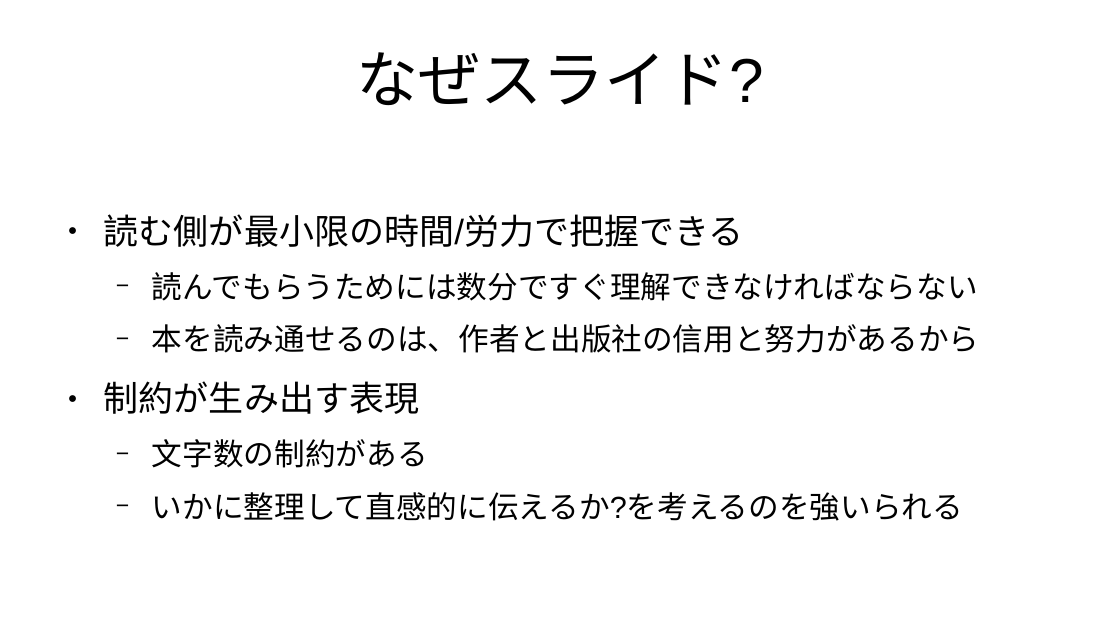
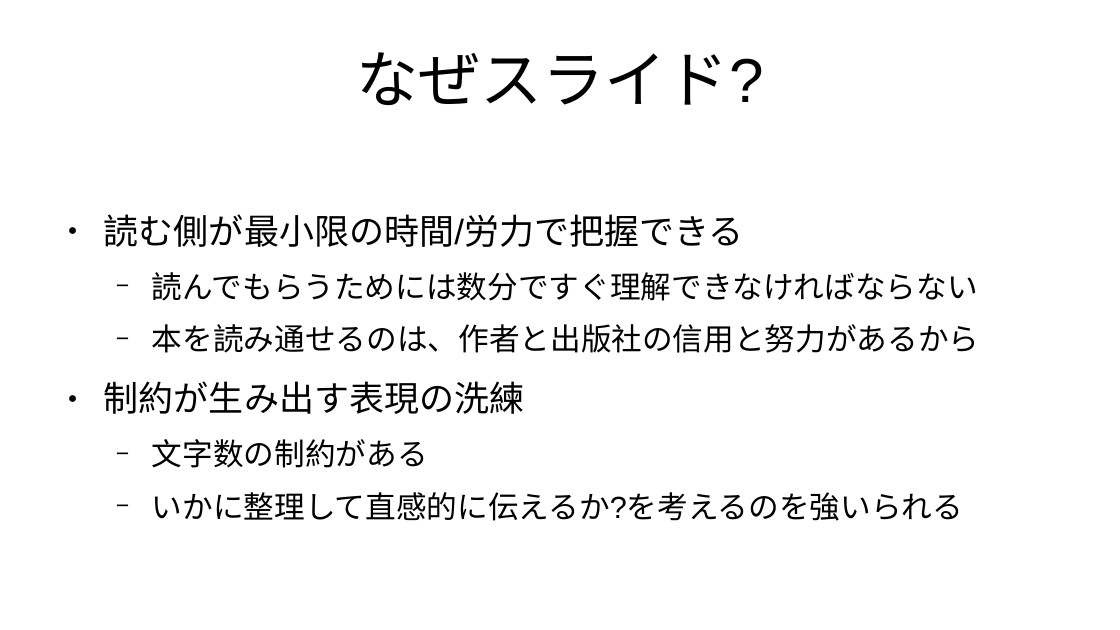
Before and after one commit to kijimaD/roam-ui, a slide deck: slide 6 of pages/pdfs/20250201_slide.odp. Drawn at 1120x630 pixels with LibreOffice and Linux fonts; fonts in the diff are those of the drawing. Boxes give left, top, right and bottom in pixels: in the first picture for what was removed or moved away, otherwise in the second. Text is boxed around its words. In the diff, an @@ line names an element or a change of style, - is before the commit and + after.

```diff
--- a/pages/pdfs/20250201_slide.odp
+++ b/pages/pdfs/20250201_slide.odp
@@ text at <box>104,381,524,414</box>: text changed @@
-● 制約が生み出す表現
+● 制約が生み出す表現の洗練
```
Also in this commit, not shown: 8 other slides changed, 1 slide added, 2 slides removed, 2 other files.
